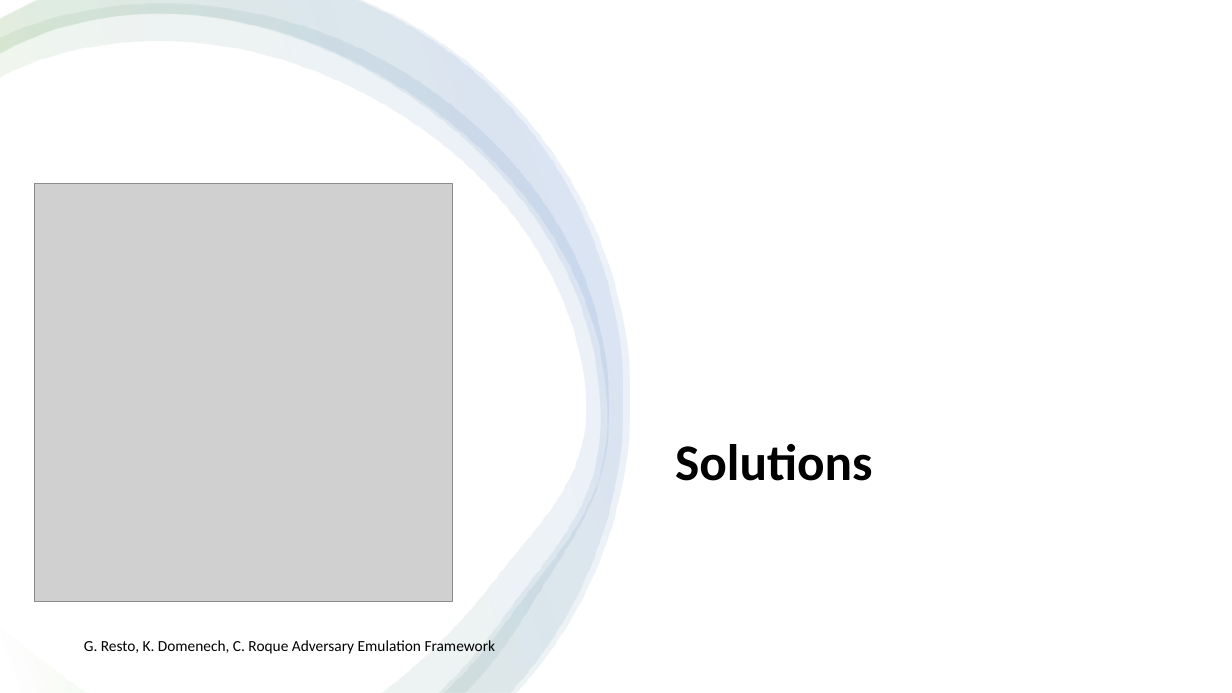
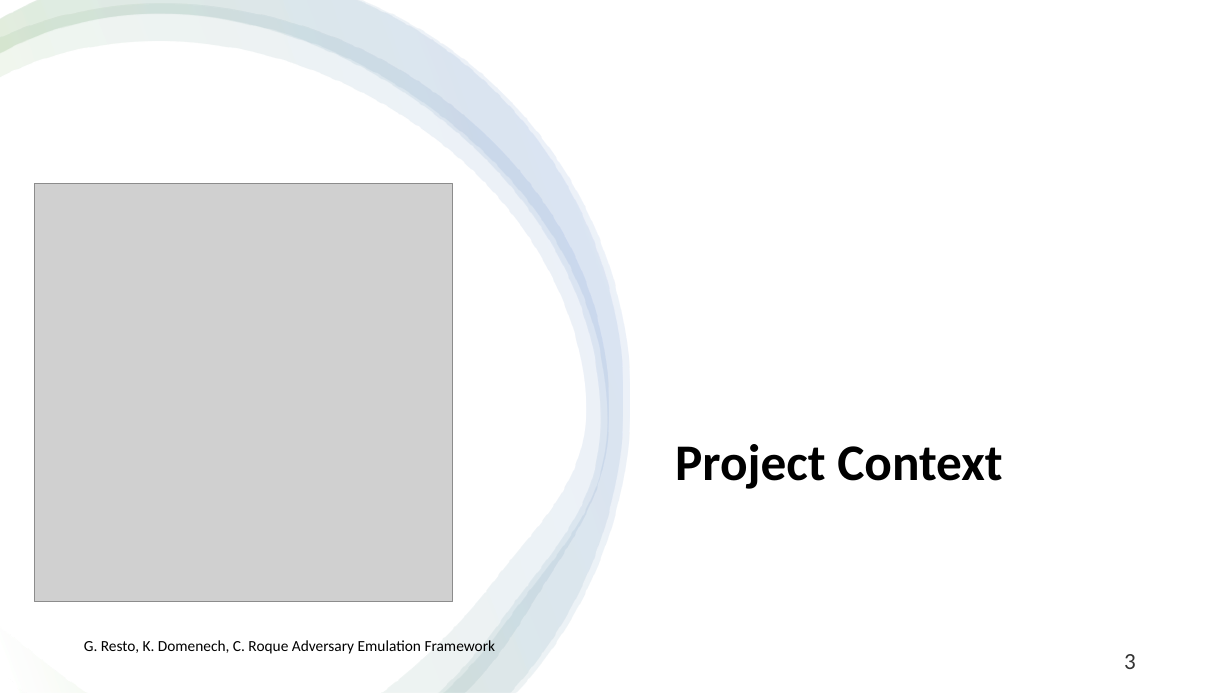
Before and after one commit to racoten/Capstone, a slide deck: slide 3 of Design/Capstone 2 Presentation.pptx. Drawn at 1232x693 pixels with LibreOffice and Linux fonts; fonts in the diff are those of the drawing; grey boxes stand for pictures. Boxes give left, top, right and bottom in pixels: in the first picture for what was removed or moved away, otherwise in the second. Text is boxed around its words. In the diff, an @@ line names an element or a change of style, - is before the commit and + after.

```diff
--- a/Design/Capstone 2 Presentation.pptx
+++ b/Design/Capstone 2 Presentation.pptx
@@ title at [675, 444, 1002, 489]: text changed @@
-Solutions
+Project Context
@@ page number added at [1124, 654, 1136, 669], 18 pt, text #000000 at 80% opacity @@
+3
```
Also in this commit, not shown: 10 other slides changed, 3 slides added, 28 other files.
